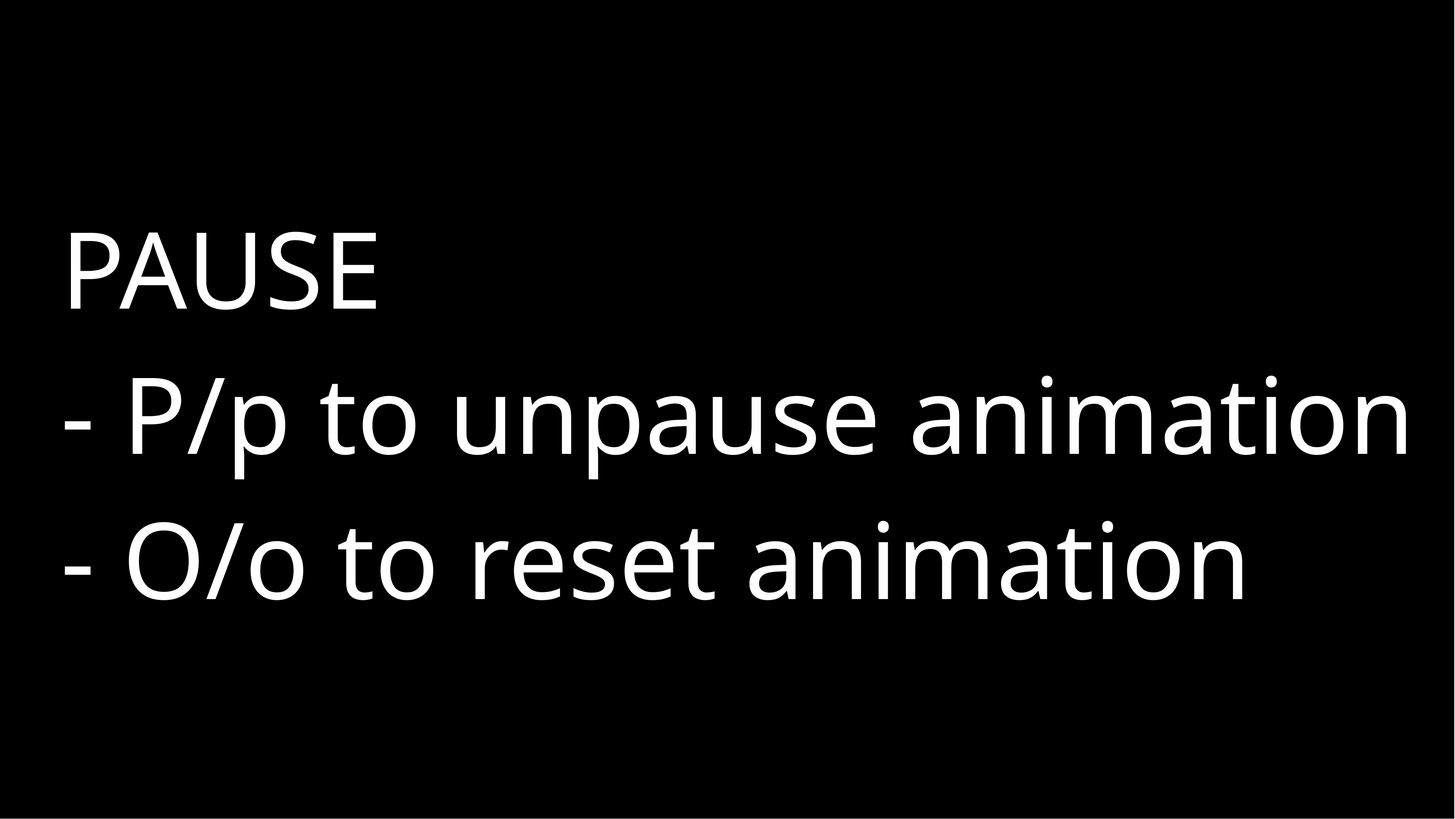
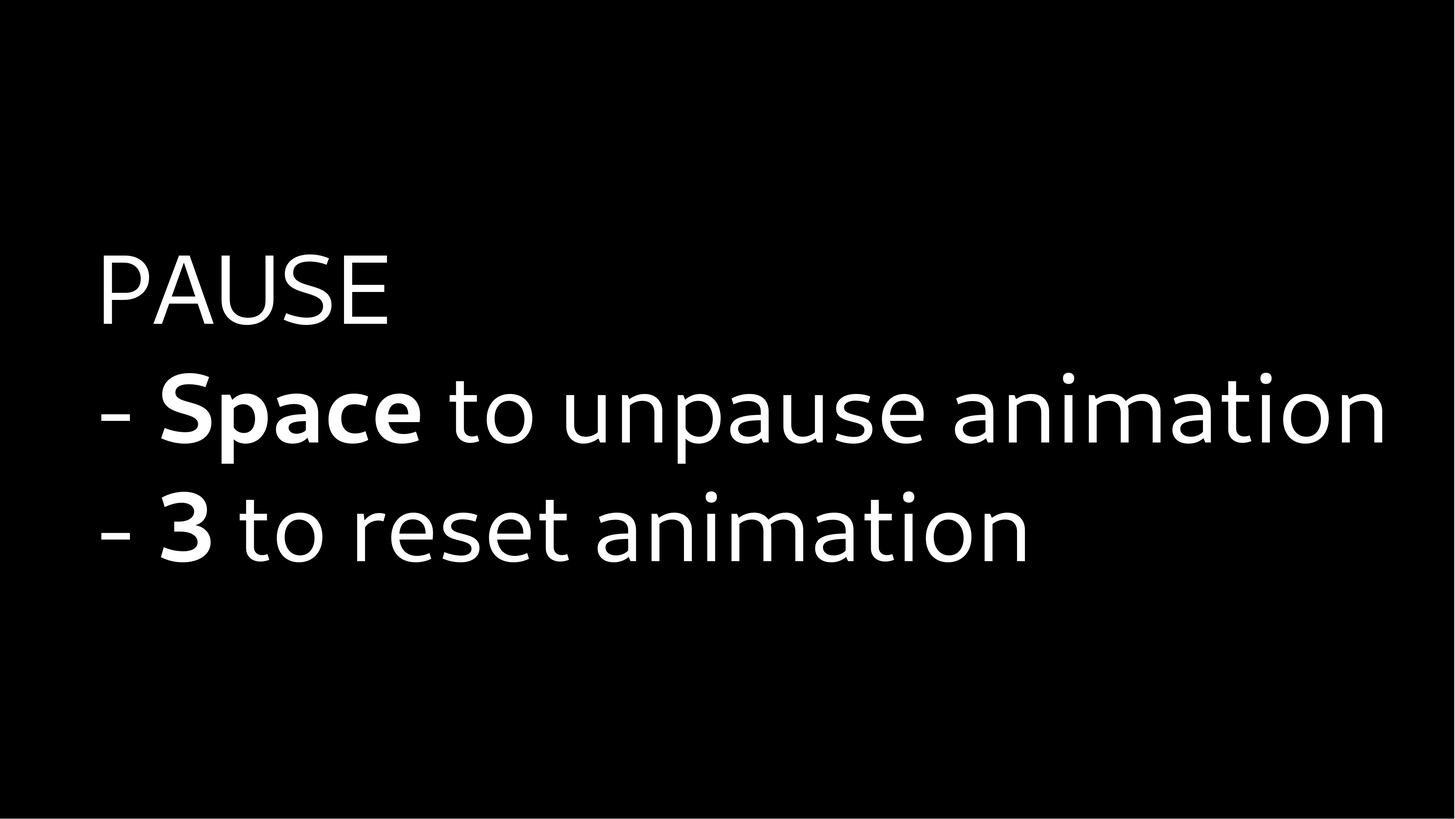
Layered file, before and after one edit (1455 × 819). Changes by layer:
painted on "PAUSE ..." over [64, 231, 1407, 600]
